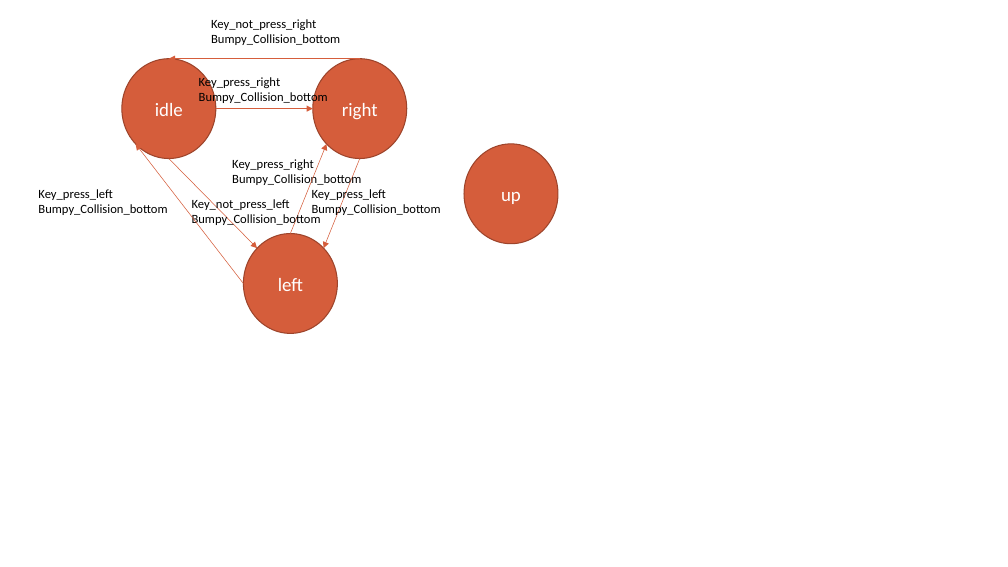
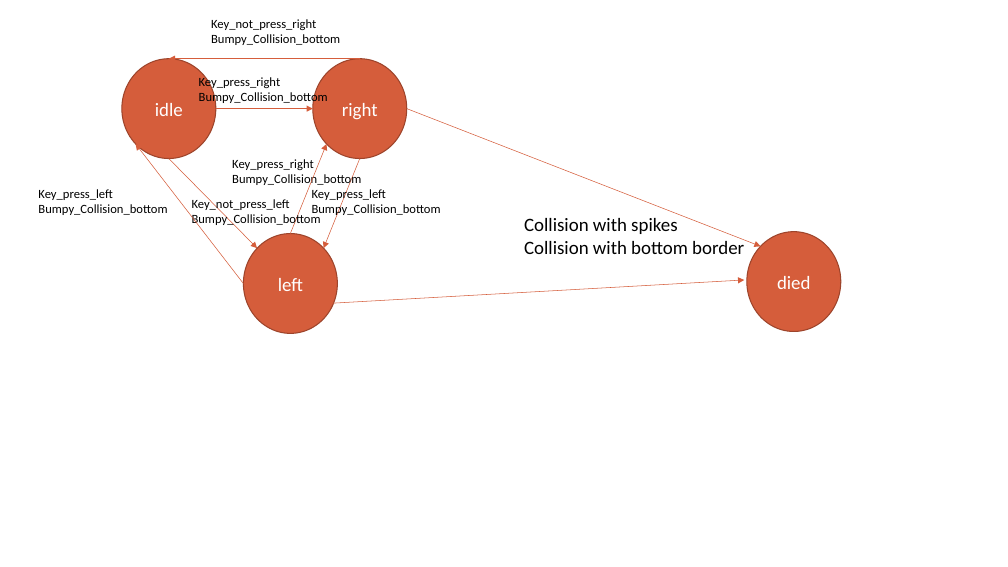
Before and after one commit to OmerHemo/Lab1_project, a slide deck: slide 5 of lab_project.pptx. Drawn at 1008x567 pixels with LibreOffice and Linux fonts; fonts in the diff are those of the drawing. Boxes give left, top, right and bottom in pixels: in the first picture for what was removed or moved away, otherwise in the second. Text is boxed around its words. In the diff, an @@ line names an element or a change of style, - is before the commit and + after.

```diff
--- a/lab_project.pptx
+++ b/lab_project.pptx
@@ arrow added from (407, 109) to (761, 247), #D55D3B 0.5 pt @@
@@ ellipse removed at [464, 144, 558, 243] @@
-up
@@ text added at [524, 218, 744, 254], 18 pt, text #000000 @@
+Collision with spikes
+Collision with bottom border
@@ ellipse added at [747, 231, 841, 331], fill #D55D3B, outline #9E452C 1 pt, 18 pt, text #FFFFFF @@
+died
@@ arrow added from (309, 305) to (745, 280), #D55D3B 0.5 pt @@
```
Also in this commit, not shown: 42 other files.
